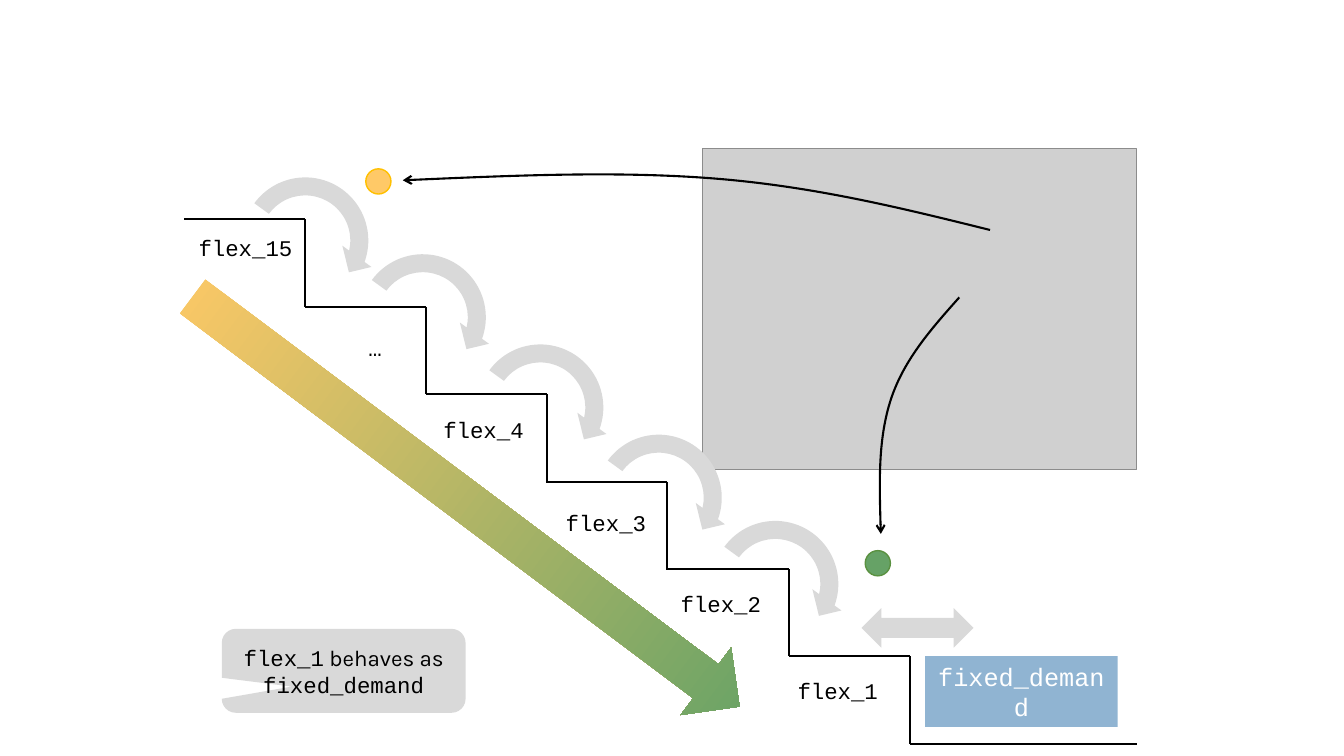
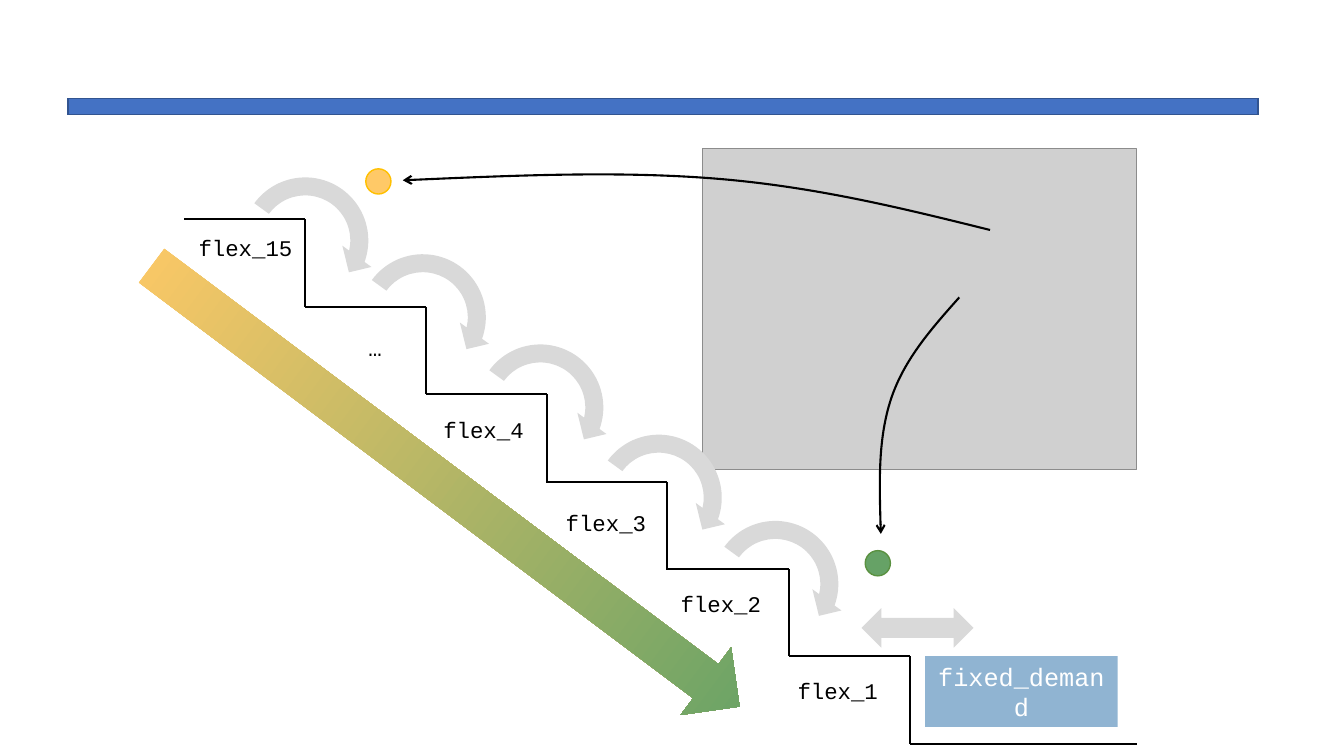
Before and after one commit to cvmartin/eflows.site, a slide deck: slide 14 of support/support_eflows.pptx. Drawn at 1344x756 pixels with LibreOffice and Linux fonts; fonts in the diff are those of the drawing; grey boxes stand for pictures. Boxes give left, top, right and bottom in pixels: in the first picture for what was removed or moved away, otherwise in the second. Text is boxed around its words. In the diff, an @@ line names an element or a change of style, - is before the commit and + after.

```diff
--- a/support/support_eflows.pptx
+++ b/support/support_eflows.pptx
@@ rectangle added at (68, 98, 1258, 114), fill #4472C4, outline #325491 1 pt @@
@@ down arrow: place and size @@
-down arrow at (168, 263, 766, 741)
+down arrow at (126, 232, 765, 741)
@@ rounded speech box removed at (222, 629, 466, 713) @@
-flex_1 behaves as fixed_demand
```
Also in this commit, not shown: 4 other slides changed, 9 other files.
